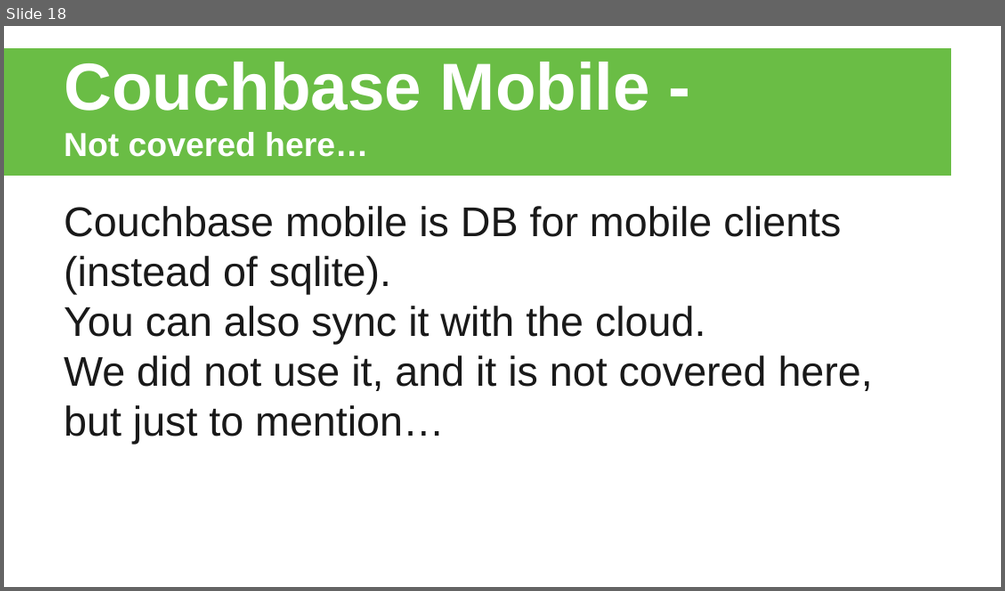
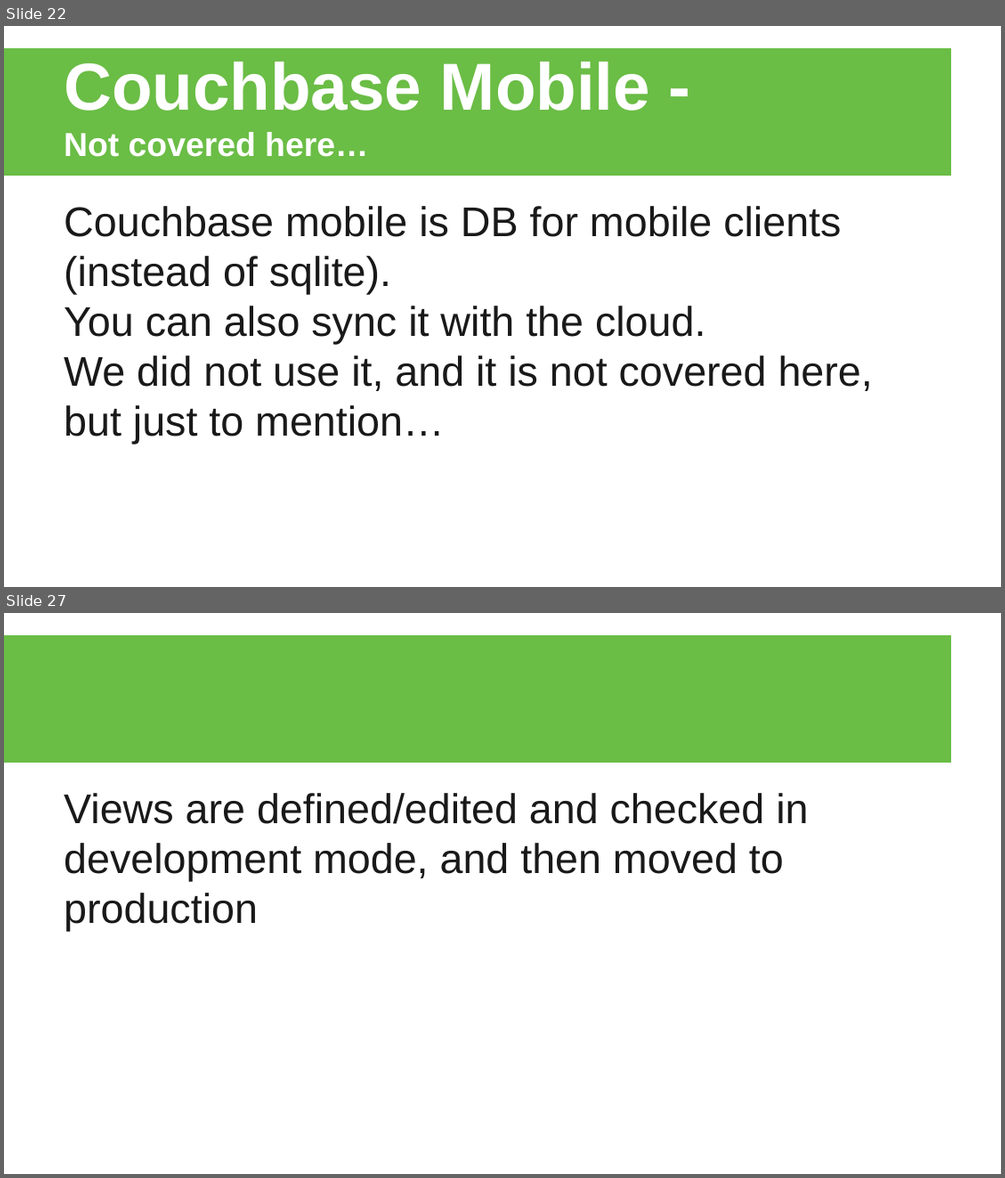
Before and after one commit to ekeydar/cb-mesh, a slide deck: slides/slides.pptx. Shown one above the other, each under a label of ours: slide 18 before the commit, slides 22 and 27 after it; the slides between them are not shown. The pictures are 1005x591 and 1005x1178 pixels, drawn with LibreOffice and Linux fonts; fonts in the diff are those of the drawing; background and template pictures are left out. Boxes give left, top, right and bottom in pixels: in the first picture for what was removed or moved away, otherwise in the second. Text is boxed around its words. In the diff, an @@ line names an element or a change of style, - is before the commit and + after.

```diff
--- a/slides/slides.pptx
+++ b/slides/slides.pptx
@@ slide 27 added at (4, 613, 1001, 1174), background #FFFFFF; not listed: 1 template element that a slide beside it also shows @@
@@ text added at (64, 793, 808, 932), 30 pt, text #191919 @@
+Views are defined/edited and checked in development mode, and then moved to production
@@ what was slide 18 is now slide 22 @@
```
Also in this commit, not shown: 3 slides changed, 10 other slides added, 1 slide removed.
